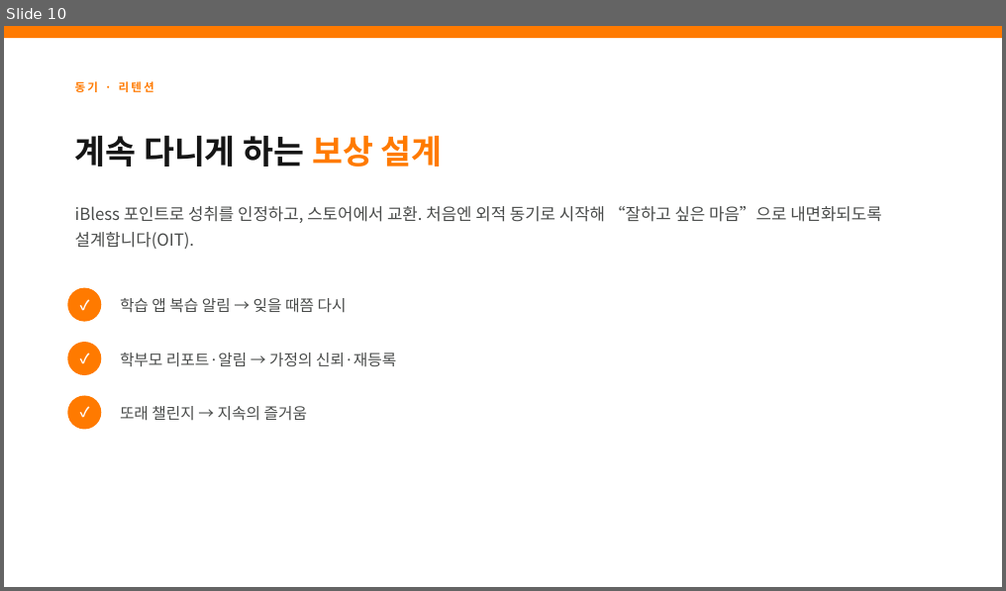
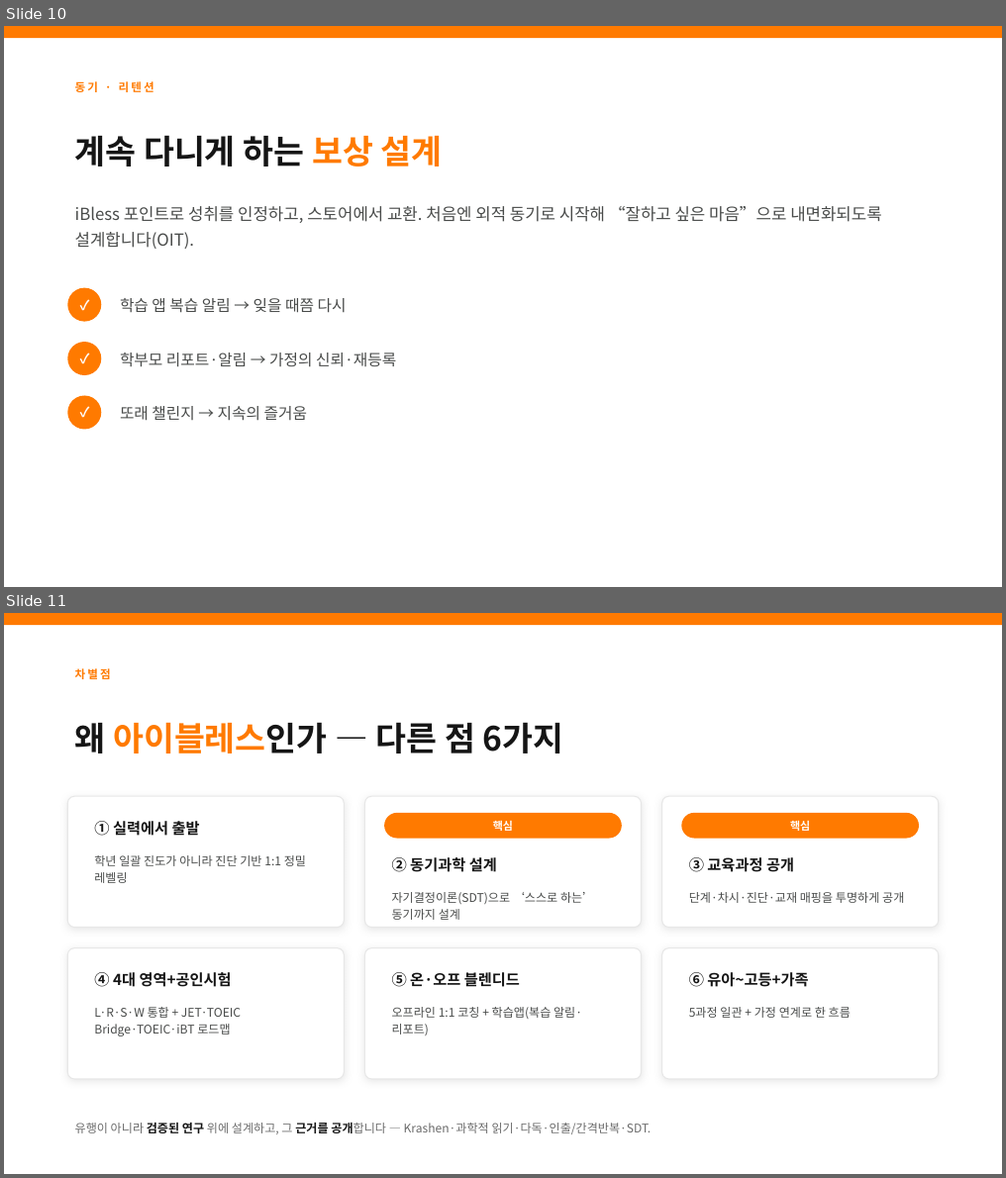
Before and after one commit to x77xdavid-prog/ibless, a slide deck: 사업설명회.pptx. Shown one above the other, each under a label of ours: slide 10 before the commit, slides 10 and 11 after it. The pictures are 1006x591 and 1006x1178 pixels, drawn with LibreOffice and Linux fonts; fonts in the diff are those of the drawing. Boxes give left, top, right and bottom in pixels: in the first picture for what was removed or moved away, otherwise in the second. Text is boxed around its words. In the diff, an @@ line names an element or a change of style, - is before the commit and + after.

Commit message:
사업설명회 차별점 슬라이드 + 홈페이지 왜 아이블레스 섹션 추가
- 사업설명회 덱: 차별점(왜 아이블레스인가 6가지) 슬라이드 11번 추가 → HTML/PPTX 15장
- 홈페이지: 왜 아이블레스 섹션(#why) — 차별 6가지(동기과학·교육과정 공개 핵심 강조, 브랜드 비실명·비교광고법 안전)
- _pptx-build/make.js: 차별점 슬라이드 + 출력경로(OUT 환경변수) 옵션
- .gitignore: 차별점.md·_build/comp-*.json·~$*(Office 잠금파일) 제외

```diff
--- a/사업설명회.pptx
+++ b/사업설명회.pptx
@@ slide 11 added at [4, 613, 1002, 1174], background #FFFFFF @@
@@ rectangle added at [4, 613, 1002, 625], fill #FF7A00 @@
@@ text added at [75, 668, 111, 679], 11 pt, text #FF7A00, bold @@
+차별점
@@ text added at [75, 722, 564, 754], 32 pt, text #151515, bold @@
+왜 아이블레스인가 — 다른 점 6가지
@@ rounded rectangle added at [67, 796, 344, 928], fill #FFFFFF, outline #E7E7E7 1 pt @@
@@ text added at [94, 818, 200, 838], 14.5 pt, text #151515, bold @@
+① 실력에서 출발
@@ rounded rectangle added at [364, 796, 642, 928], fill #FFFFFF, outline #E7E7E7 1 pt @@
@@ rounded rectangle added at [384, 813, 622, 839], fill #FF7A00, 10.5 pt, text #FFFFFF, bold @@
+핵심
@@ rounded rectangle added at [662, 796, 939, 928], fill #FFFFFF, outline #E7E7E7 1 pt @@
@@ rounded rectangle added at [681, 813, 919, 839], fill #FF7A00, 10.5 pt, text #FFFFFF, bold @@
+핵심
@@ text added at [94, 856, 306, 883], 11.5 pt, text #494B4A @@
+학년 일괄 진도가 아니라 진단 기반 1:1 정밀 레벨링
@@ text added at [392, 858, 497, 872], 14.5 pt, text #151515, bold @@
+② 동기과학 설계
@@ text added at [689, 858, 794, 872], 14.5 pt, text #151515, bold @@
+③ 교육과정 공개
@@ text added at [392, 892, 594, 920], 11.5 pt, text #494B4A @@
+자기결정이론(SDT)으로 ‘스스로 하는’ 동기까지 설계
@@ text added at [689, 892, 904, 903], 11.5 pt, text #494B4A @@
+단계·차시·진단·교재 매핑을 투명하게 공개
@@ rounded rectangle added at [67, 949, 344, 1079], fill #FFFFFF, outline #E7E7E7 1 pt @@
@@ rounded rectangle added at [364, 949, 642, 1079], fill #FFFFFF, outline #E7E7E7 1 pt @@
@@ rounded rectangle added at [662, 949, 939, 1079], fill #FFFFFF, outline #E7E7E7 1 pt @@
@@ text added at [94, 972, 232, 987], 14.5 pt, text #151515, bold @@
+④ 4대 영역+공인시험
@@ text added at [392, 972, 520, 987], 14.5 pt, text #151515, bold @@
+⑤ 온·오프 블렌디드
@@ text added at [689, 972, 808, 987], 14.5 pt, text #151515, bold @@
+⑥ 유아~고등+가족
@@ text added at [94, 1007, 241, 1037], 11.5 pt, text #494B4A @@
+L·R·S·W 통합 + JET·TOEIC Bridge·TOEIC·iBT 로드맵
@@ text added at [392, 1007, 582, 1036], 11.5 pt, text #494B4A @@
+오프라인 1:1 코칭 + 학습앱(복습 알림·리포트)
@@ text added at [689, 1007, 850, 1018], 11.5 pt, text #494B4A @@
+5과정 일관 + 가정 연계로 한 흐름
@@ text added at [75, 1123, 651, 1135], 11.5 pt, text #6B6B6B @@
+유행이 아니라 검증된 연구 위에 설계하고, 그 근거를 공개합니다 — Krashen·과학적 읽기·다독·인출/간격반복·SDT.
```
Also in this commit, not shown: 5 other files.
